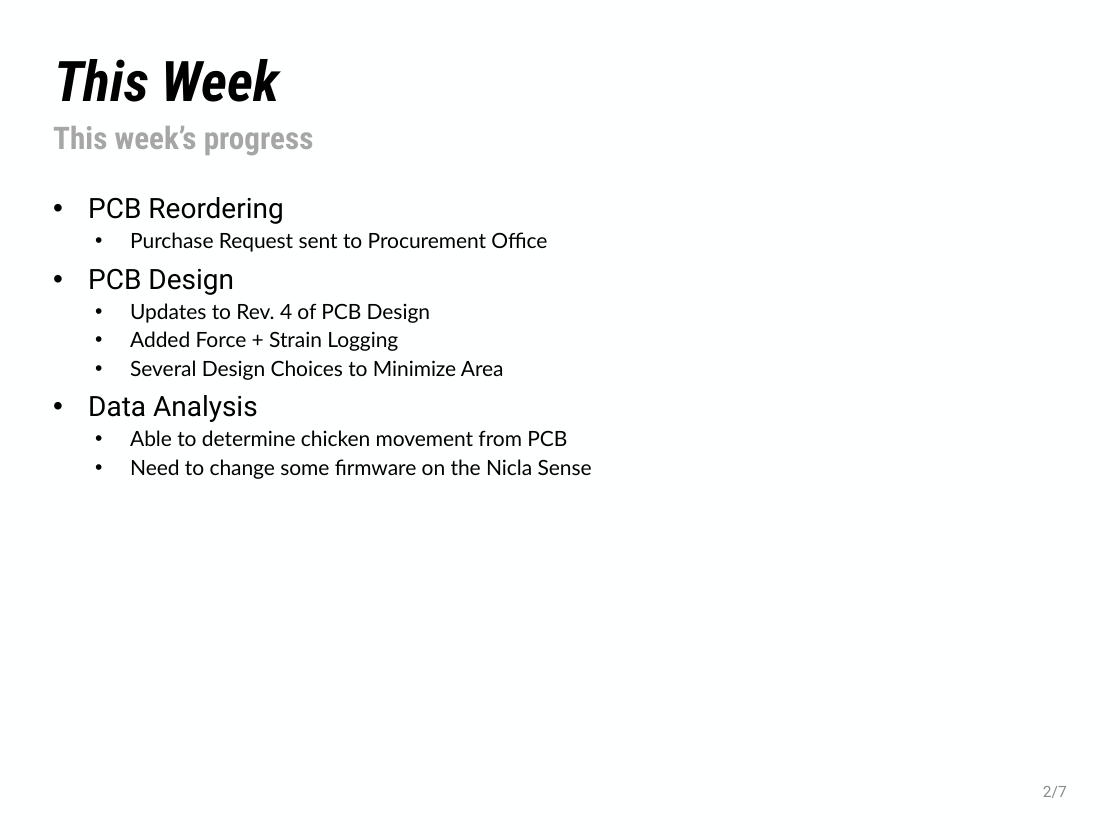
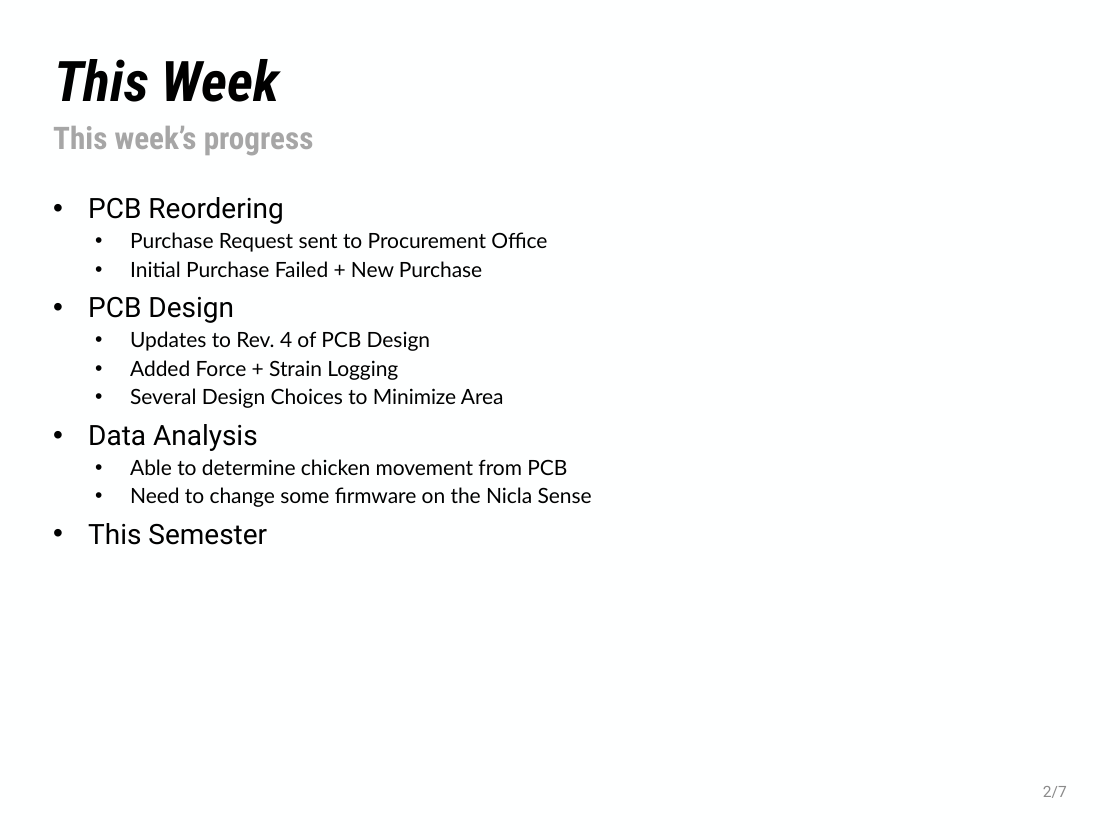
Before and after one commit to NHuang58/Biomedical_Device_PCB, a slide deck: slide 2 of Documentation/Slides/Week_17.pptx. Drawn at 1120x840 pixels with LibreOffice and Linux fonts; fonts in the diff are those of the drawing; background and template pictures are left out. Boxes give left, top, right and bottom in pixels: in the first picture for what was removed or moved away, otherwise in the second. Text is boxed around its words. In the diff, an @@ line names an element or a change of style, - is before the commit and + after.

Commit message:
Week 1 Changes

```diff
--- a/Documentation/Slides/Week_17.pptx
+++ b/Documentation/Slides/Week_17.pptx
@@ text at [130, 261, 482, 277]: paragraph added @@
+  • Initial Purchase Failed + New Purchase
@@ text at [88, 523, 267, 545]: paragraph added @@
+• This Semester
```
Also in this commit, not shown: 2 other slides changed, 2 slides added, 6 other files.
